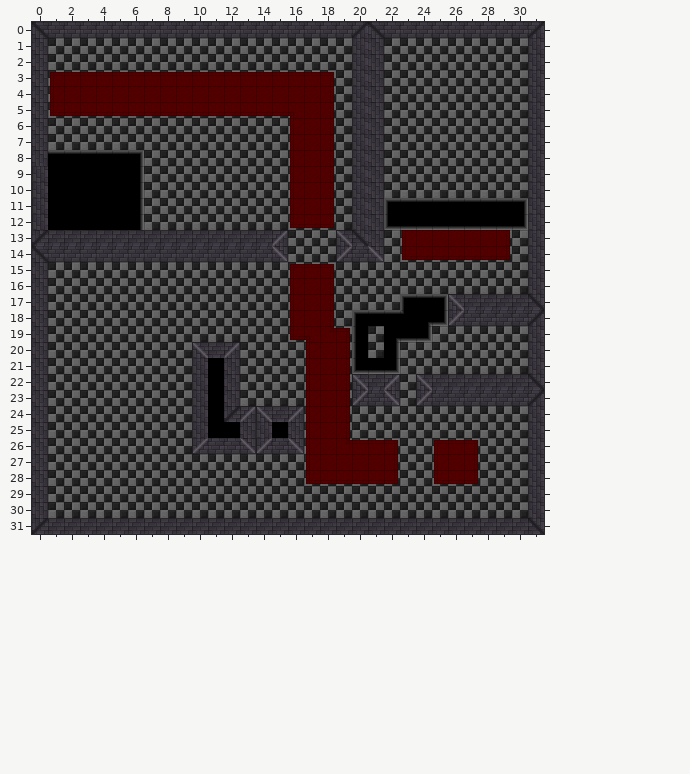
Two versions of a level (Tiled map, assets/maps/test2.tmx). This is how it looked before the edit.
Cells are 16x16 px. Shown: x 0..31, y 0..31.
Now the later version:
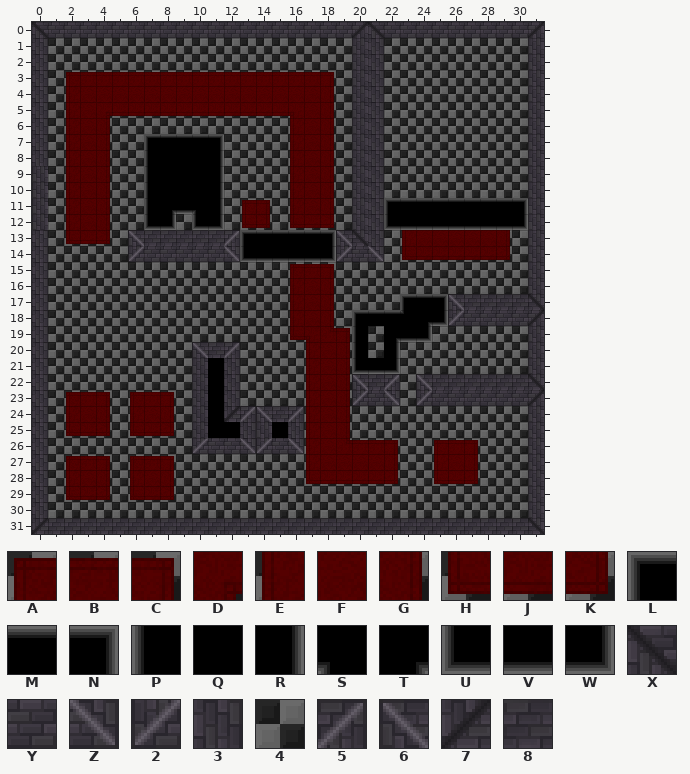
Key: from "Mansion Floor": A 0, B 1, C 2, D 3, E 5, F 6, G 7, H 10, J 11, K 12; from "The Pits": L 0, M 1, N 2, P 5, Q 6, R 7, S 8, T 9, U 10, V 11, W 12; from "mansion-walls": X 0, Y 1, Z 3, 2 4, 3 5, 4 6, 5 8, 6 9, 7 10, 8 11.
_ is an empty cell.
The edit:
Layer "Tile Layer 1":
y 3: x 1..2 AB -> 4A
y 4: x 1..2 EF -> 4E
y 5: x 1..4 HJJJ -> 4EFD
y 6: x 2..4 444 -> EFG
y 7: x 2..4 444 -> EFG; x 7..11 44444 -> LMMMN
y 8: x 1..11 MMMMMN44444 -> 4EFG44PQQQR
y 9..10: x 1..11 QQQQQR44444 -> 4EFG44PQQQR
y 11: x 1..11 QQQQQR44444 -> 4EFG44PTVSR; x 13..14 44 -> AC
y 12: x 1..8 QQQQQR44 -> 4EFG44UW; x 10..11 44 -> UW; x 13..14 44 -> HK
y 13: x 0..6 7888888 -> 34HJK46; x 12..18 8885444 -> 5LMMMMN
y 14: x 0..6 XYYYYYY -> 3444442; x 12..18 YYYZ444 -> ZUVVVVW
y 23: x 2..4 444 -> ABC; x 6..8 444 -> ABC
y 24: x 2..4 444 -> EFG; x 6..8 444 -> EFG
y 25: x 2..4 444 -> HJK; x 6..8 444 -> HJK
y 27: x 2..4 444 -> ABC; x 6..8 444 -> ABC
y 28: x 2..4 444 -> EFG; x 6..8 444 -> EFG
y 29: x 2..4 444 -> HJK; x 6..8 444 -> HJK
Where, in picture pixels (left, top, right, bottom), the same in both pictures:
changed: (32, 72, 336, 262)
changed: (66, 392, 110, 436)
changed: (130, 392, 174, 436)
changed: (66, 456, 110, 500)
changed: (130, 456, 174, 500)
